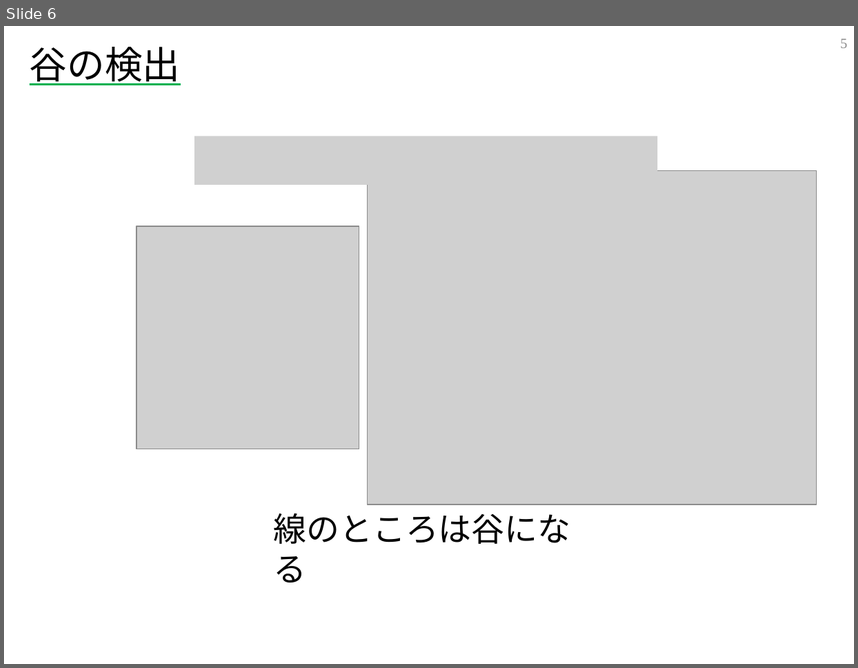
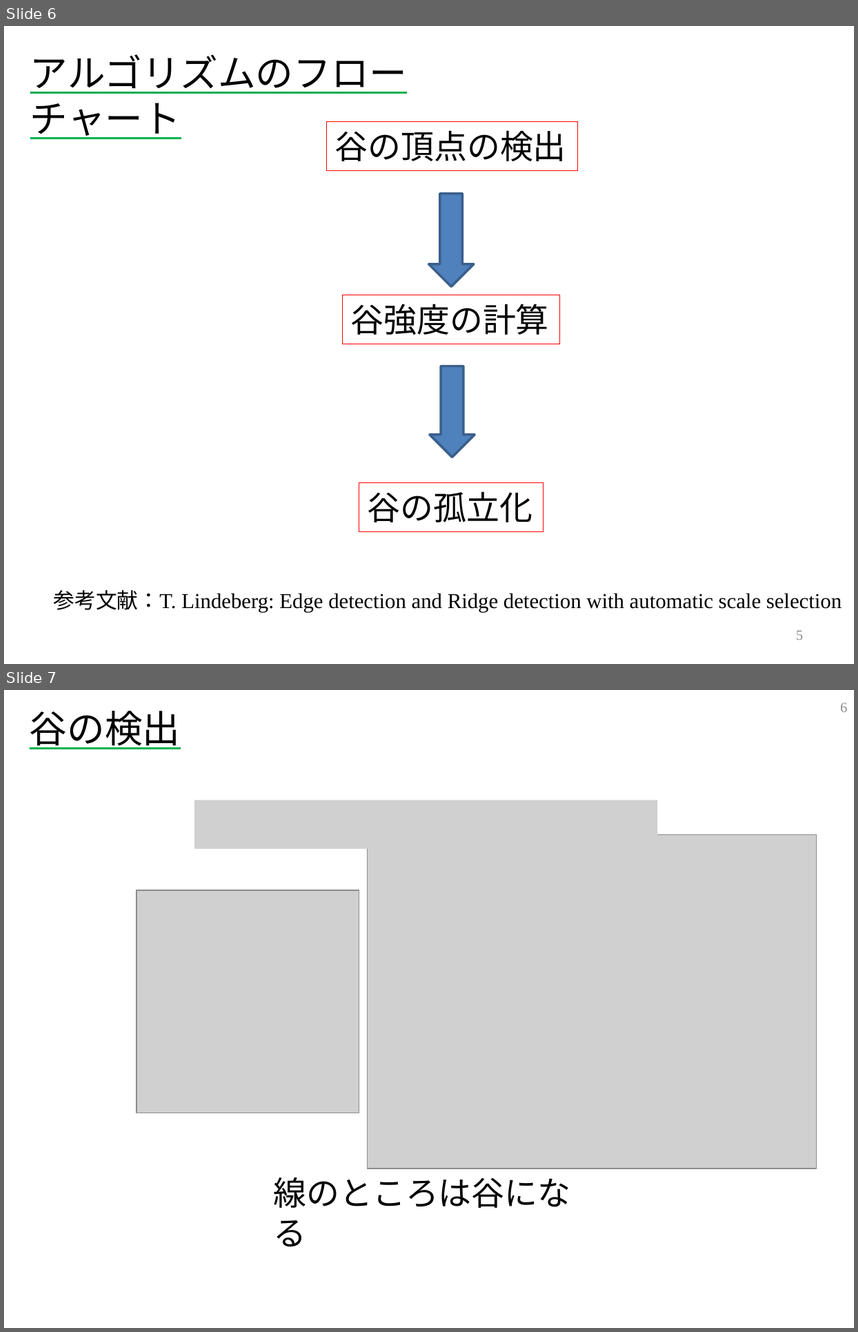
Before and after one commit to Quevun/blood_vessel_detection, a slide deck: blood vessel detection.pptx. Shown one above the other, each under a label of ours: slide 6 before the commit, slides 6 and 7 after it. The pictures are 858x668 and 858x1332 pixels, drawn with LibreOffice and Linux fonts; fonts in the diff are those of the drawing; grey boxes stand for pictures. Boxes give left, top, right and bottom in pixels: in the first picture for what was removed or moved away, otherwise in the second. Text is boxed around its words. In the diff, an @@ line names an element or a change of style, - is before the commit and + after.

```diff
--- a/blood vessel detection.pptx
+++ b/blood vessel detection.pptx
@@ slide 6 added at (4,26,854,664), background #FFFFFF @@
@@ text added at (30,54,407,139), 32 pt, text #000000, underline @@
+アルゴリズムのフローチャート
@@ rectangle added at (327,122,578,170), outline #FF0000 0.75 pt, 28 pt, text #000000 @@
+谷の頂点の検出
@@ down arrow added at (429,194,474,286), fill #4F81BD, outline #3A5F8C 2 pt @@
@@ rectangle added at (342,294,560,343), outline #FF0000 0.75 pt, 28 pt, text #000000 @@
+谷強度の計算
@@ down arrow added at (430,366,475,457), fill #4F81BD, outline #3A5F8C 2 pt @@
@@ rectangle added at (359,483,544,531), outline #FF0000 0.75 pt, 28 pt, text #000000 @@
+谷の孤立化
@@ text added at (53,590,842,612), 18 pt, text #000000 @@
+参考文献：T. Lindeberg: Edge detection and Ridge detection with automatic scale selection
@@ page number added at (796,630,803,639), 12 pt, text #8C8C8C @@
+5
@@ what was slide 6 is now slide 7 @@
@@ page number at (840,702,847,712): text changed @@
-5
+6
```
Also in this commit, not shown: 7 slides changed, 1 other slide added, 1 slide removed.
